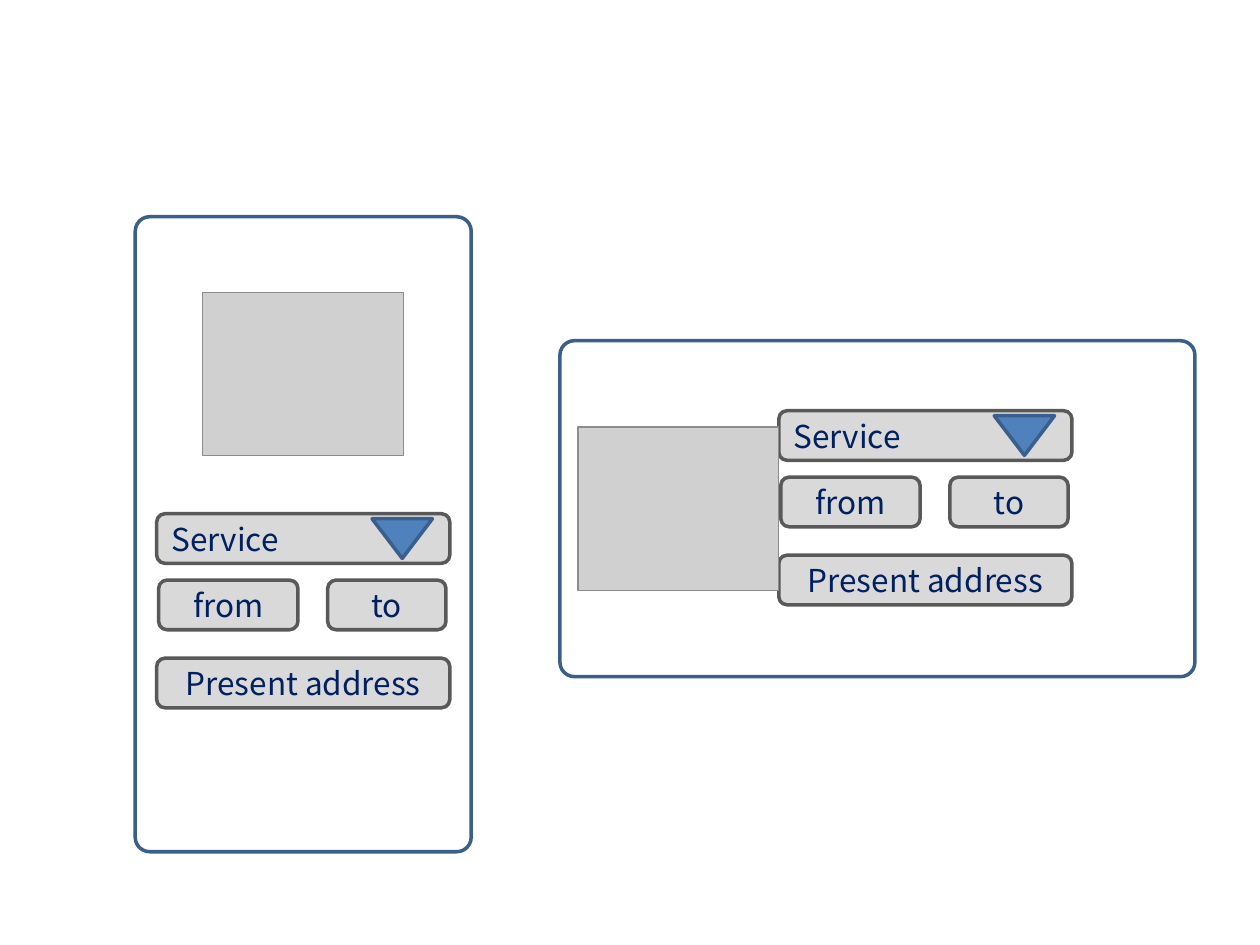
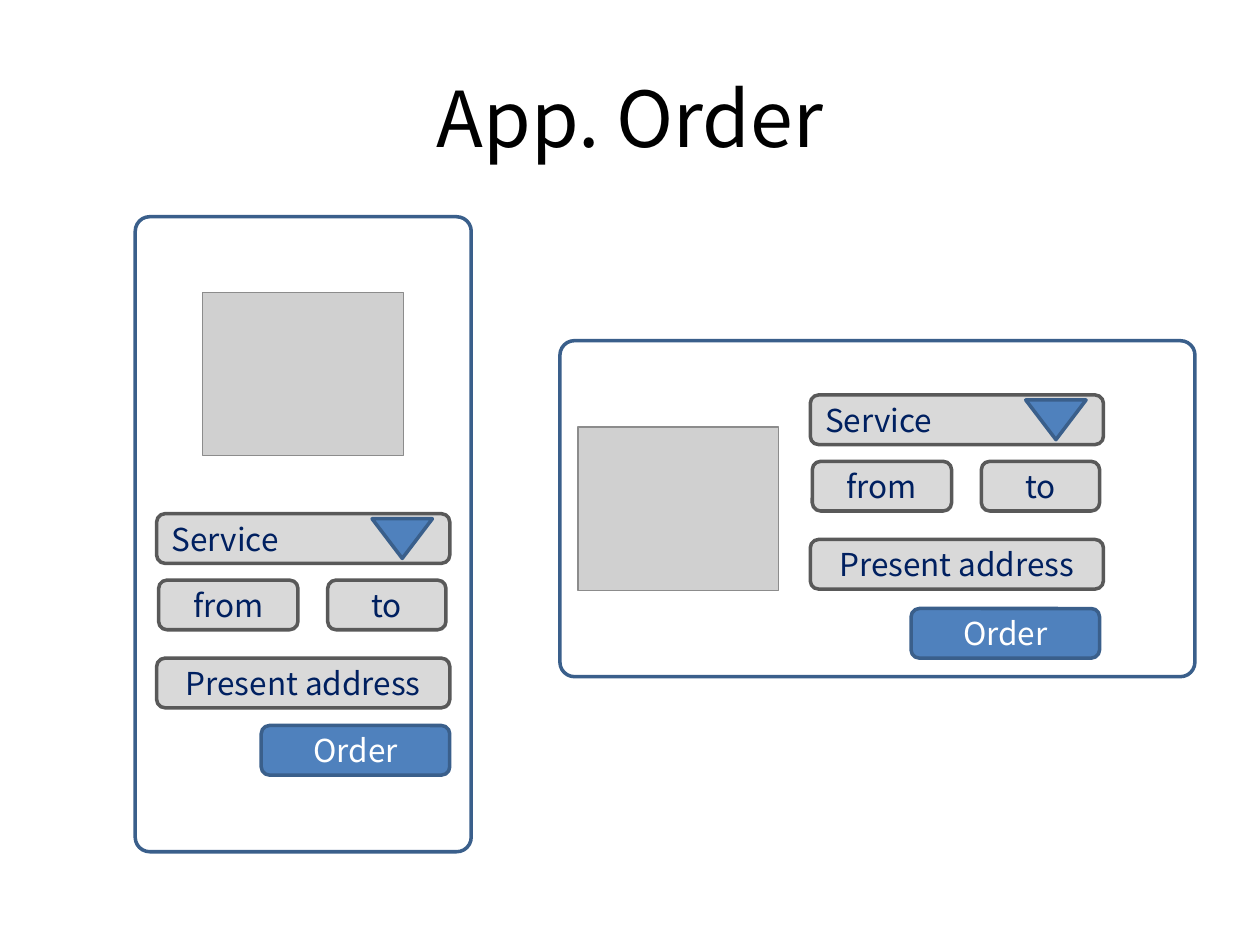
Before and after one commit to Krist-m/www, a slide deck: slide 5 of doc/www-screens.pptx. Drawn at 1260x945 pixels with LibreOffice and Linux fonts; fonts in the diff are those of the drawing; grey boxes stand for pictures. Boxes give left, top, right and bottom in pixels: in the first picture for what was removed or moved away, otherwise in the second. Text is boxed around its words. In the diff, an @@ line names an element or a change of style, - is before the commit and + after.

```diff
--- a/doc/www-screens.pptx
+++ b/doc/www-screens.pptx
@@ title added at [437,85,823,165], 44 pt, text #000000 @@
+App. Order
@@ 4 rounded rectangles, 1 triangle: place and size @@
-4 rounded rectangles, 1 triangle at [779,411,1072,605]
+4 rounded rectangles, 1 triangle at [810,394,1104,588]
@@ rounded rectangle added at [911,609,1100,658], fill #4F81BD, outline #3A5F8C 2 pt, 18 pt, text #FFFFFF @@
+Order
@@ rounded rectangle added at [261,726,450,775], fill #4F81BD, outline #3A5F8C 2 pt, 18 pt, text #FFFFFF @@
+Order
```
Also in this commit, not shown: 3 other slides changed, 2 slides added.
